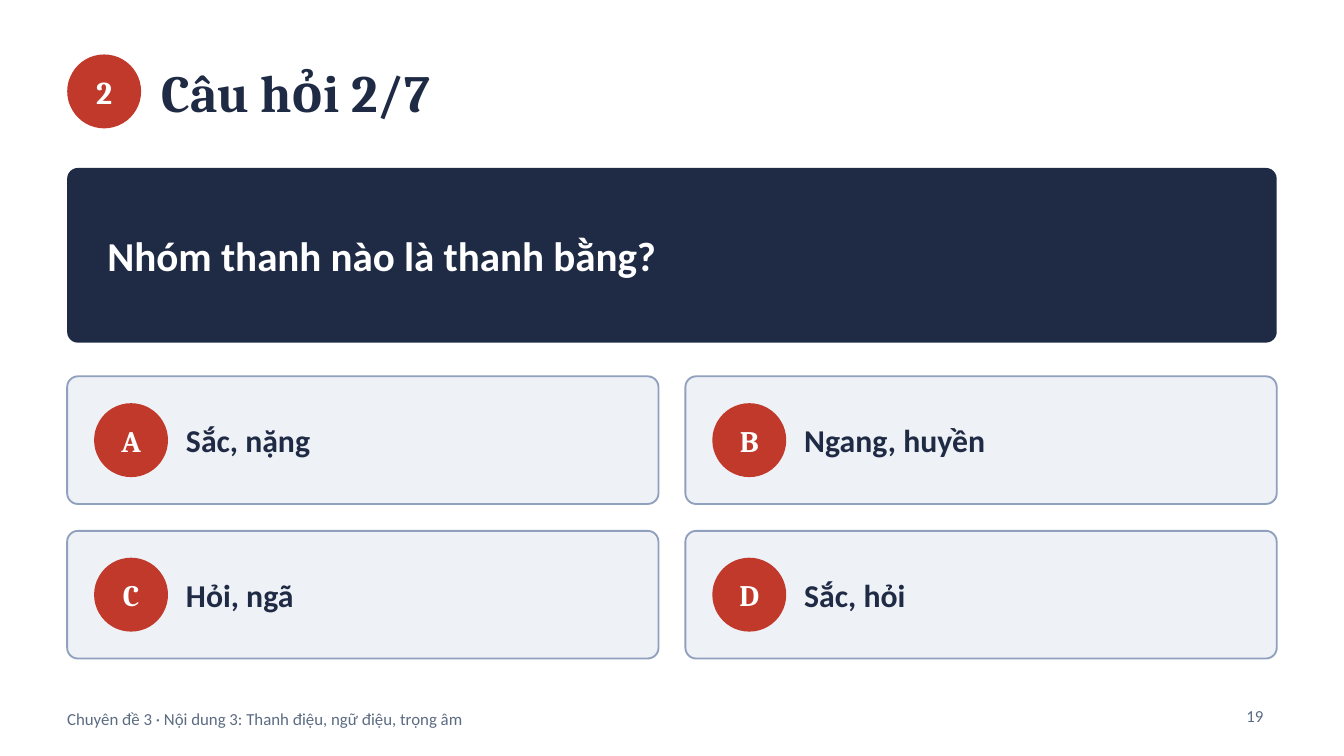
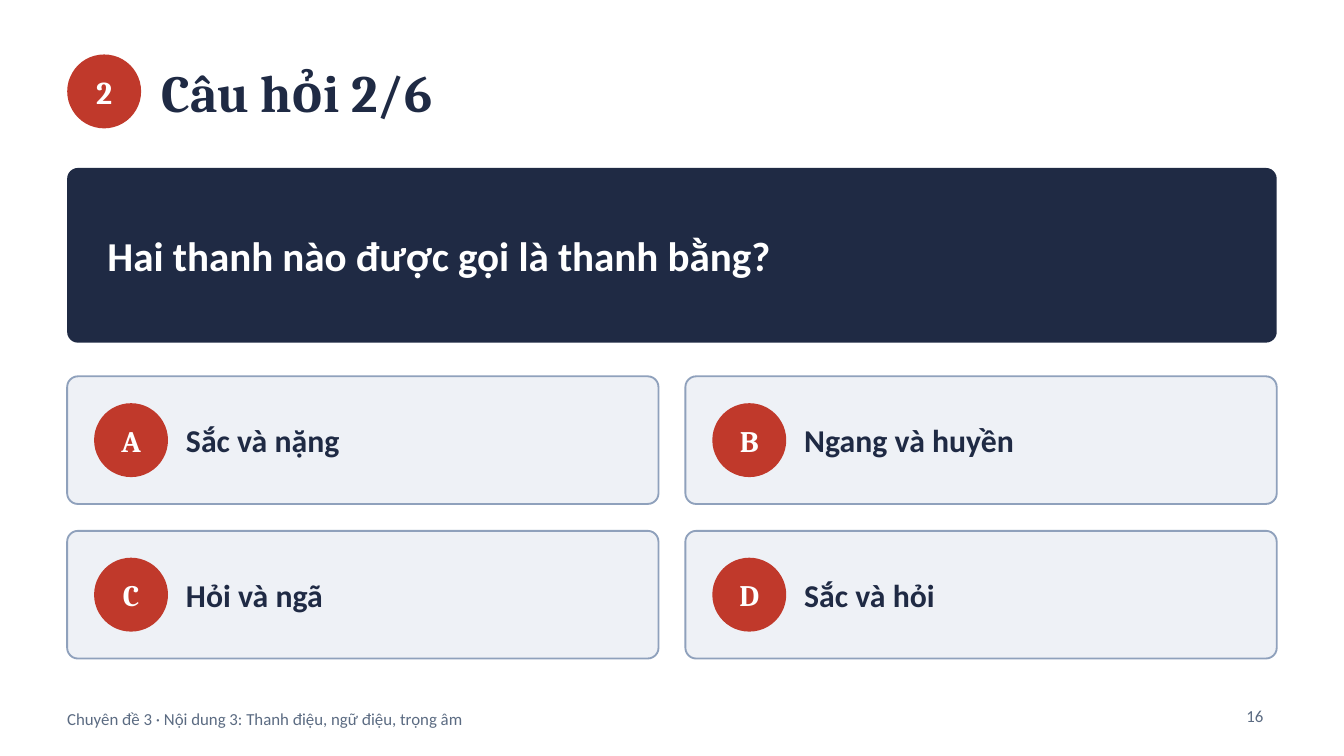
Before and after one commit to datpolime/Claude, a slide deck: slide 16 of Noi_dung_3_Thanh_dieu_ngu_dieu_trong_am.pptx (slide 19 before the commit). Drawn at 1344x756 pixels with LibreOffice and Linux fonts; fonts in the diff are those of the drawing. Boxes give left, top, right and bottom in pixels: in the first picture for what was removed or moved away, otherwise in the second. Text is boxed around its words. In the diff, an @@ line names an element or a change of style, - is before the commit and + after.

```diff
--- a/Noi_dung_3_Thanh_dieu_ngu_dieu_trong_am.pptx
+++ b/Noi_dung_3_Thanh_dieu_ngu_dieu_trong_am.pptx
@@ title at box(161, 75, 433, 119): text changed @@
-Câu hỏi 2/7
+Câu hỏi 2/6
@@ text at box(107, 238, 771, 279): text changed @@
-Nhóm thanh nào là thanh bằng?
+Hai thanh nào được gọi là thanh bằng?
@@ text in rounded rectangle at box(186, 426, 340, 458): text changed @@
-Sắc, nặng
+Sắc và nặng
@@ text in rounded rectangle at box(804, 428, 1014, 458): text changed @@
-Ngang, huyền
+Ngang và huyền
@@ text in rounded rectangle at box(186, 584, 323, 613): text changed @@
-Hỏi, ngã
+Hỏi và ngã
@@ text in rounded rectangle at box(804, 581, 935, 608): text changed @@
-Sắc, hỏi
+Sắc và hỏi
@@ page number at box(1246, 710, 1263, 722): text changed @@
-19
+16
```
Also in this commit, not shown: 25 other slides changed, 5 slides added, 11 slides removed.
